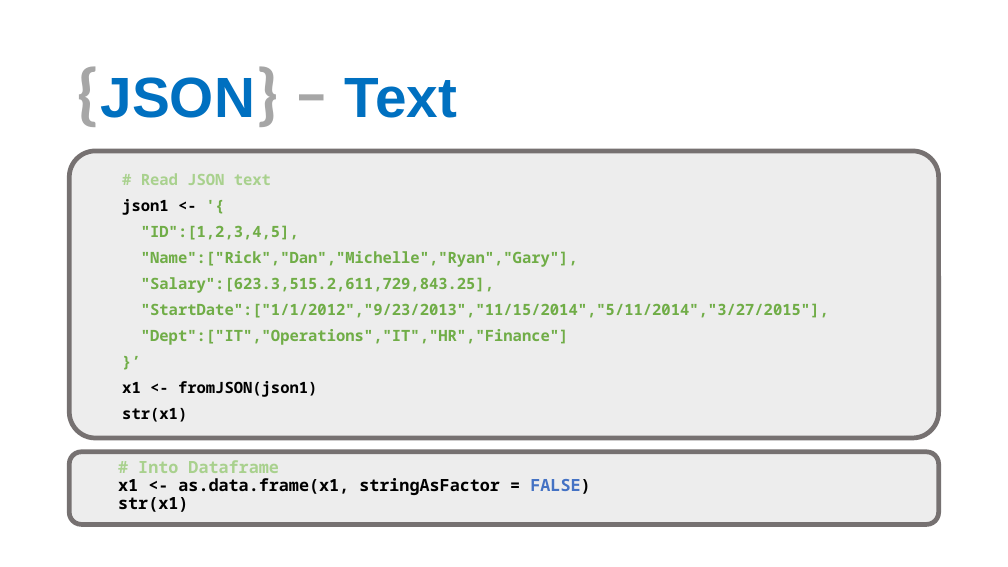
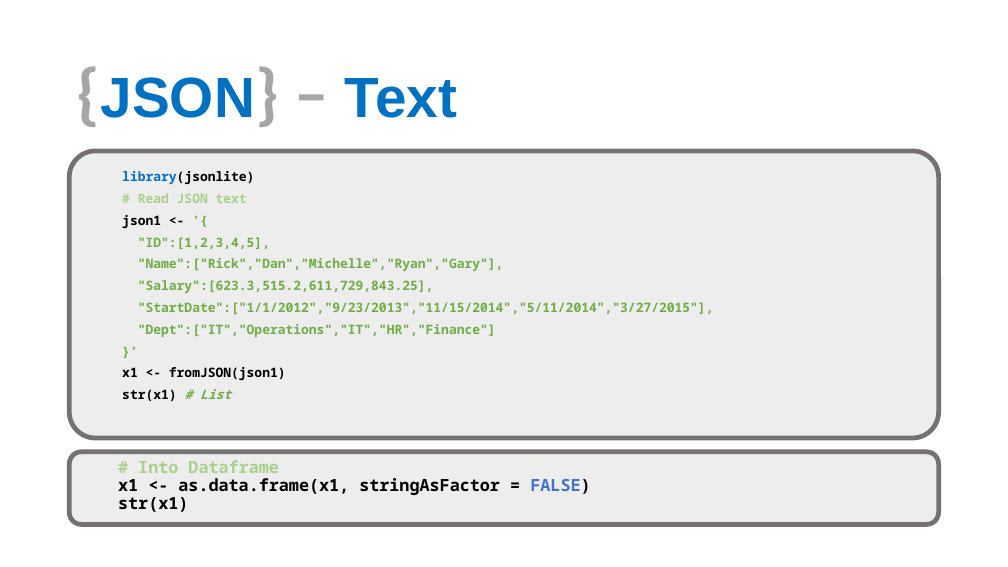
Before and after one commit to aephidayatuloh/basic_r_json, a slide deck: slide 15 of Introduction To R & JSON.pptx. Drawn at 1008x567 pixels with LibreOffice and Linux fonts; fonts in the diff are those of the drawing; background and template pictures are left out. Boxes give left, top, right and bottom in pixels: in the first picture for what was removed or moved away, otherwise in the second. Text is boxed around its words. In the diff, an @@ line names an element or a change of style, - is before the commit and + after.

```diff
--- a/Introduction To R & JSON.pptx
+++ b/Introduction To R & JSON.pptx
@@ text at <box>122,171,254,184</box>: paragraph added @@
+library(jsonlite)
@@ text at <box>122,193,714,380</box>: size 14.8 to 12.4 pt @@
@@ text at <box>122,389,231,401</box>: text changed; size 14.8 to 12.4 pt @@
-str(x1)
+str(x1) # List
```
Also in this commit, not shown: 4 other slides changed, 1 slide added.
